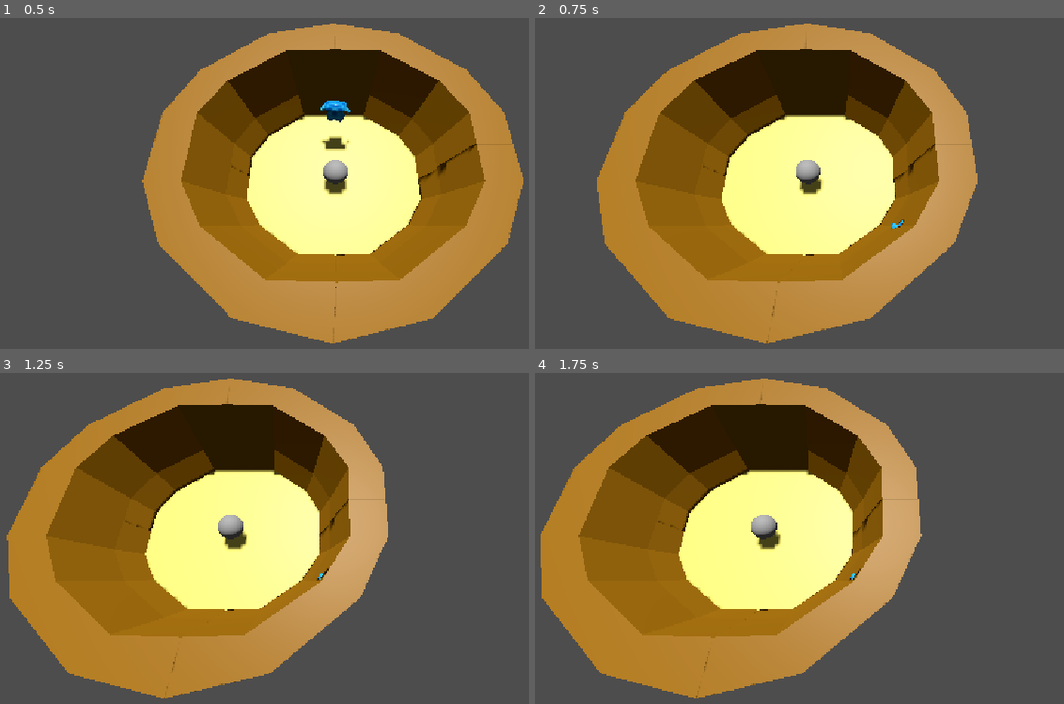
Above: before the commit, frames 1-4 (two rows, left to right).
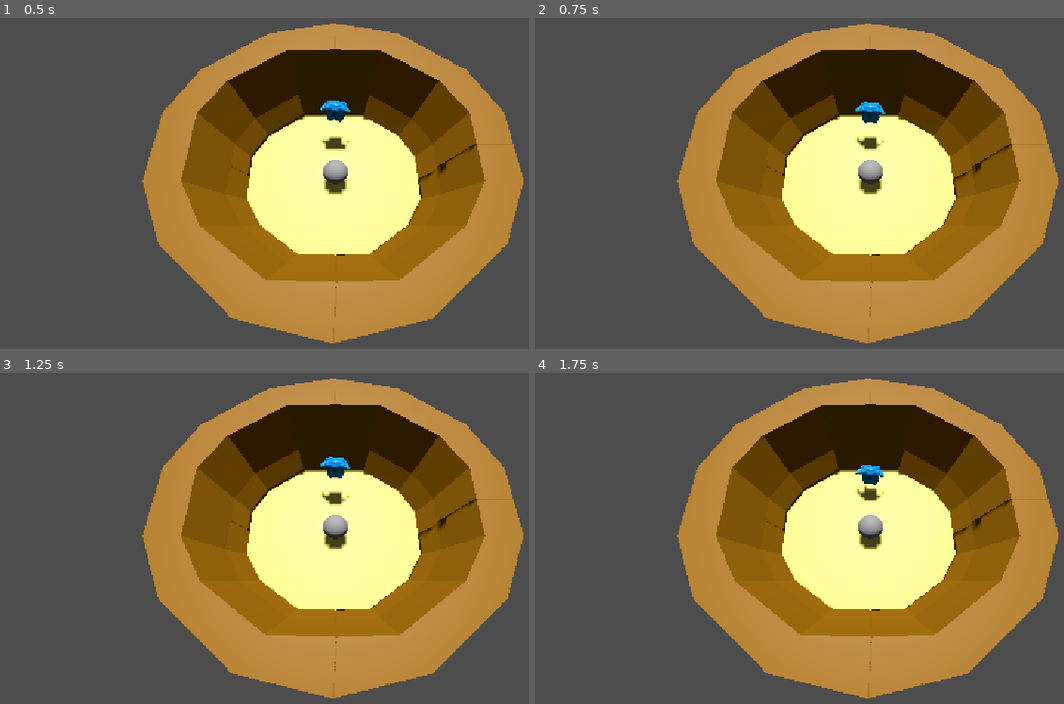
Above: after the commit, the same moments.

Repository: wildevi26250-tech/tcob
Game: Godot game, scene res://Main.tscn
The game is run twice, just before and just after one commit, with the same random seed, the same clock (stepped at 60 frames per second) and the same inputs.
Inputs (mouse positions are in pixels of both pictures, inside the frame that each line leads up to):
- Up to frame 1 (0.5 s): no input
- Up to frame 2 (0.75 s): tap Enter (ui_accept) at 0.5, 0.6 s; move the mouse to (1037, 150) at 0.52 s; hold D (right) from 0.53 s (still down); click (1037, 150) at 0.67 s
- Up to frame 3 (1.25 s): keep holding D (right); tap Space (Jump) at 0.77, 0.8, 1.07 s
- Up to frame 4 (1.75 s): release D (right) at 1.25 s; drag from (720, 548) to (831, 611) at 1.27 s

Frame 1 is identical in both runs. In frame 2, 51% of the frame differs, in the area x 11-99%, y 1-99%; in frame 3, 68%; in frame 4, 68%, in the area x 1-99%, y 1-99%.
Error after the commit: Cannot call method 'has_animation' on a null value. (res://character_body_3d.gd:58)

Commit message:
fixed player script again

Diff:
--- a/character_body_3d.gd
+++ b/character_body_3d.gd
@@ -1,36 +1,59 @@
 extends CharacterBody3D
 
-@onready var play_anim = $"tcob-player/AnimationPlayer"
-@onready var rig = $"tcob-player/rig"
-const SPEED = 5.0
-const JUMP_VELOCITY = 4.5
-var dash_speed = 100
+@export var speed: float = 6.5
+@export var rotation_speed: float = 12.0
+@export var jump_velocity: float = 6.0
+
+@onready var rig: Node3D = $rig
+@onready var anim_player: AnimationPlayer = $AnimationPlayer
+
+var gravity: float = ProjectSettings.get_setting("physics/3d/default_gravity")
+
+func _physics_process(delta: float) -> void:
+	if not is_on_floor():
+		velocity.y -= gravity * delta
+	elif Input.is_action_just_pressed("Jump"):
+		velocity.y = jump_velocity
+
+	var input_dir: Vector2 = Input.get_vector("left", "right", "forward", "backward")
+
+	var cam := get_viewport().get_camera_3d()
+	var direction := Vector3.ZERO
+
+	if cam:
+		var cam_forward: Vector3 = cam.global_basis.z
+		cam_forward.y = 0.0
+		cam_forward = cam_forward.normalized()
+
+		var cam_right: Vector3 = cam.global_basis.x
+		cam_right.y = 0.0
+		cam_right = cam_right.normalized()
+
+		direction = (cam_right * input_dir.x + cam_forward * input_dir.y).normalized()
+	else:
+		direction = Vector3(input_dir.x, 0.0, input_dir.y).normalized()
+
+	if direction != Vector3.ZERO:
+		velocity.x = direction.x * speed
+		velocity.z = direction.z * speed
+		var target_angle: float = atan2(direction.x, direction.z) + PI
+		rig.rotation.y = lerp_angle(rig.rotation.y, target_angle, rotation_speed * delta)
+
+		update_animation("walk_002")
 
 
-func _physics_process(delta: float) -> void:
-	# Add the gravity.
+		update_animation("walk_002")
+	else:
+		velocity.x = move_toward(velocity.x, 0, speed)
+		velocity.z = move_toward(velocity.z, 0, speed)
+
+		update_animation("idle")
+
 	if not is_on_floor():
-		velocity += get_gravity() * delta
-
-	# Handle jump.
-	if Input.is_action_just_pressed("ui_accept") and is_on_floor():
-		velocity.y = JUMP_VELOCITY
-
-	# Get the input direction and handle the movement/deceleration.
-	# As good practice, you should replace UI actions with custom gameplay actions.
-	var input_dir := Input.get_vector("ui_left", "ui_right", "ui_up", "ui_down")
-	var direction := (transform.basis * Vector3(input_dir.x, 0, input_dir.y)).normalized()
-	if direction:
-		velocity.x = direction.x * SPEED
-		velocity.z = direction.z * SPEED
-		play_anim.play("rigAction")
-	else:
-		velocity.x = move_toward(velocity.x, 0, SPEED)
-		velocity.z = move_toward(velocity.z, 0, SPEED)
-
-	if Input.is_action_just_pressed("ui_accept") && not is_on_floor():
-		velocity.x += dash_speed
-
-
+		update_animation("jump")
 
 	move_and_slide()
+
+func update_animation(anim_name: String) -> void:
+	if anim_player.has_animation(anim_name) and anim_player.current_animation != anim_name:
+		anim_player.play(anim_name)
